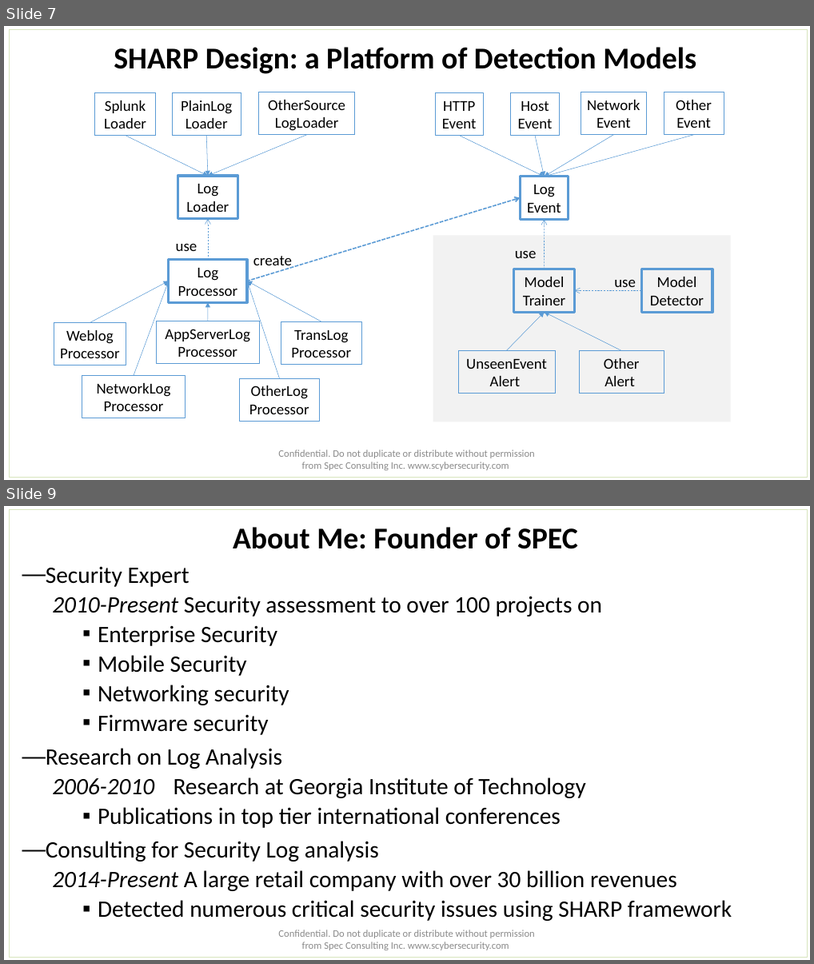
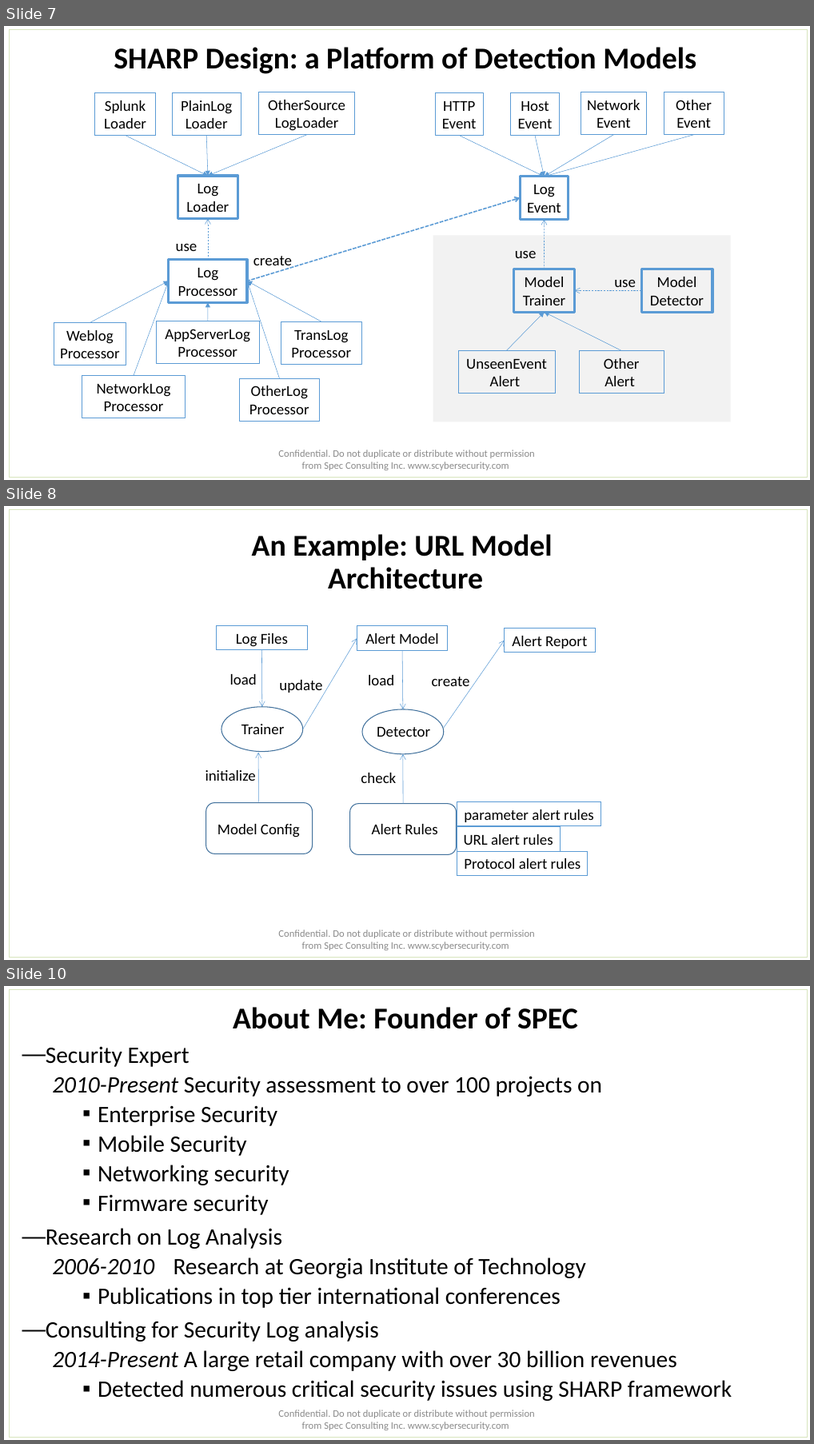
Before and after one commit to paulur/spec_sharp, a slide deck: doc/Spec Security Log Analyzer.pptx. Shown one above the other, each under a label of ours: slides 7 and 9 before the commit, slides 7, 8 and 10 after it; the slides between them are not shown. The pictures are 814x964 and 814x1444 pixels, drawn with LibreOffice and Linux fonts; fonts in the diff are those of the drawing. Boxes give left, top, right and bottom in pixels: in the first picture for what was removed or moved away, otherwise in the second. Text is boxed around its words. In the diff, an @@ line names an element or a change of style, - is before the commit and + after.

Commit message:
reporting

```diff
--- a/doc/Spec Security Log Analyzer.pptx
+++ b/doc/Spec Security Log Analyzer.pptx
@@ slide 8 added at [4,506,810,960], background #FFFFFF @@
@@ rectangle added at [9,509,807,956], outline #D7E4BD 0.75 pt @@
@@ title added at [252,534,553,589], 36 pt, text #000000, bold @@
+An Example: URL Model
+Architecture
@@ group added at [206,626,602,875]: 8 rectangles, 8 texts, 6 arrows, 2 ellipses, 2 rounded rectangles @@
+Log Files
+Trainer
+Detector
+Alert Model
+Alert Report
+load
+update
+load
+create
+Alert Rules
+parameter alert rules
+URL alert rules
+check
+Model Config
+initialize
+Protocol alert rules
@@ text added at [278,929,535,950], 12 pt, text #8C8C8C @@
+Confidential. Do not duplicate or distribute without permission from Spec Consulting Inc. www.scybersecurity.com
@@ what was slide 9 is now slide 10 @@
```
Also in this commit, not shown: 1 slide changed, 2 other files.
